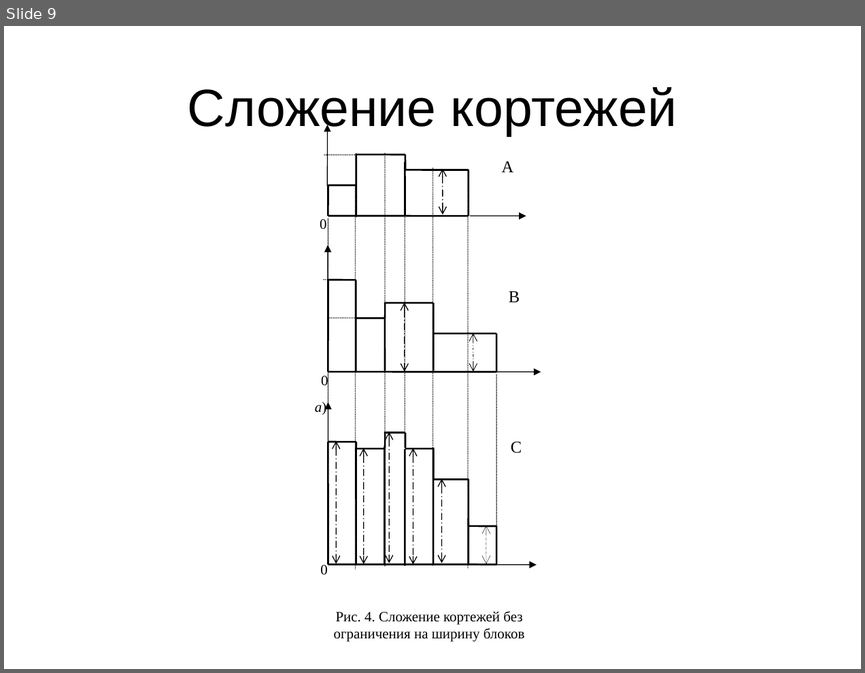
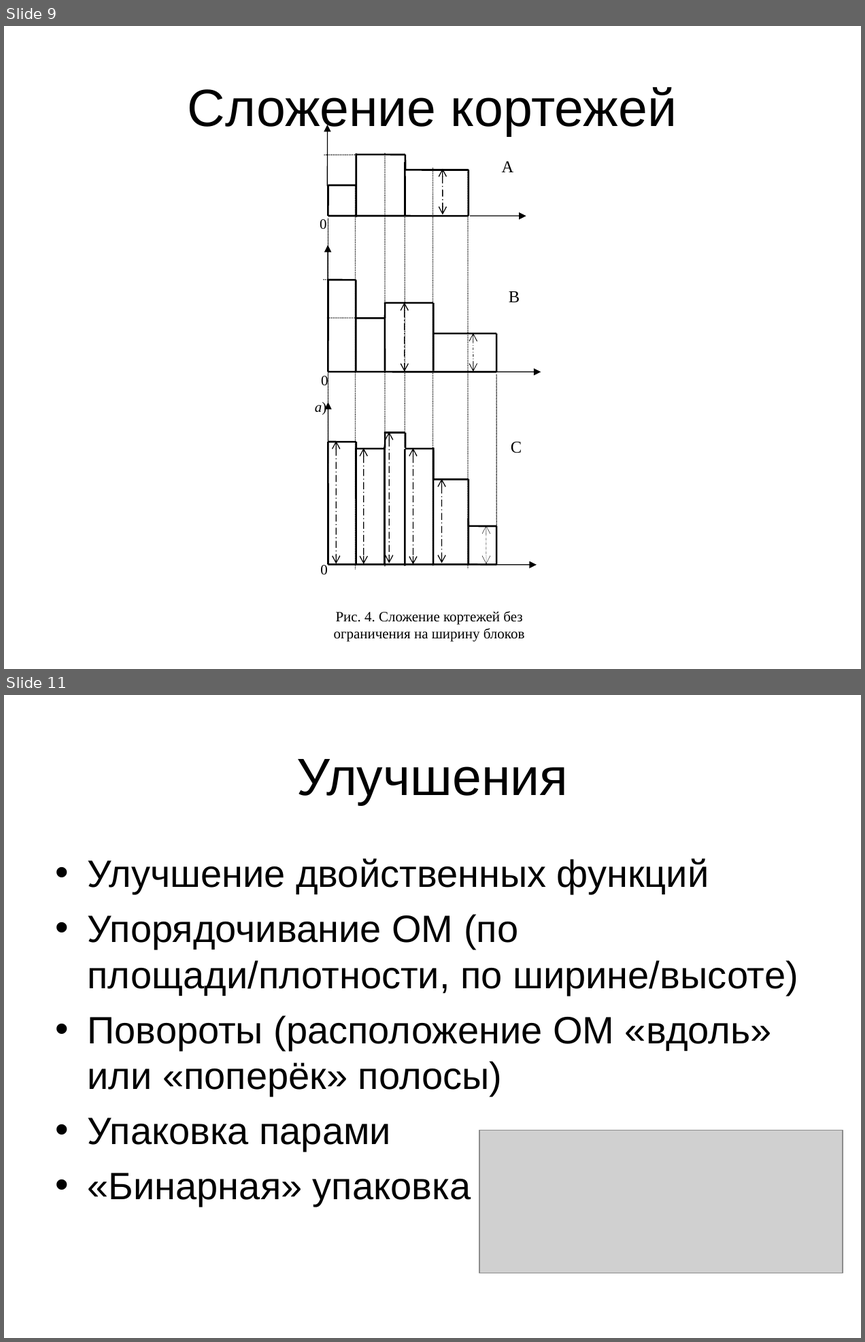
Before and after one commit to zingibertram/thesis-dissertation, a slide deck: result/Семинар 2/Семинар.ppt. Shown one above the other, each under a label of ours: slide 9 before the commit, slides 9 and 11 after it; the slides between them are not shown. The pictures are 865x673 and 865x1342 pixels, drawn with LibreOffice and Linux fonts; fonts in the diff are those of the drawing; grey boxes stand for pictures. Boxes give left, top, right and bottom in pixels: in the first picture for what was removed or moved away, otherwise in the second. Text is boxed around its words. In the diff, an @@ line names an element or a change of style, - is before the commit and + after.

```diff
--- a/result/Семинар 2/Семинар.ppt
+++ b/result/Семинар 2/Семинар.ppt
@@ slide 11 added at [4, 695, 861, 1338], background #FFFFFF @@
@@ title added at [296, 759, 568, 805], 44 pt, text #000000 @@
+Улучшения
@@ text added at [88, 858, 798, 1206], 32 pt, text #000000 @@
+• Улучшение двойственных функций
+• Упорядочивание ОМ (по площади/плотности, по ширине/высоте)
+• Повороты (расположение ОМ «вдоль» или «поперёк» полосы)
+• Упаковка парами
+• «Бинарная» упаковка
@@ picture added at [479, 1130, 843, 1273] @@
```
Also in this commit, not shown: 1 other slide added, 1 slide removed, 2 other files.
